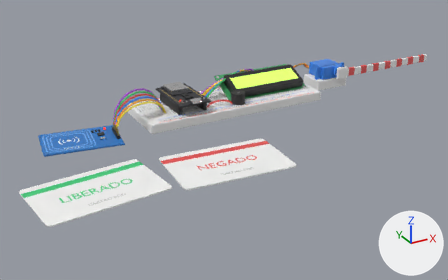
The Blender file Modelos3D/KitVirtual.blend: old version first, new version second.
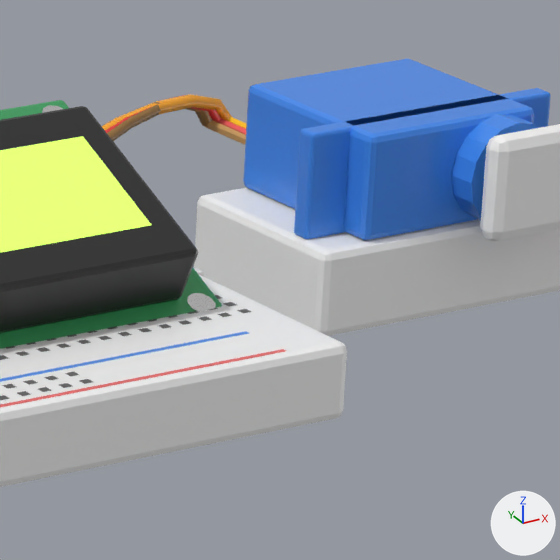
The first picture shows the older version from a 50 mm lens placed at (-0.25, -0.45, 0.193), pointed at (-0.025, -0.04, -0.012). The close-ups show the older and then the newer version on the part from 63% to 77% of the width and 19% to 42% of the height of that picture. Only the edits that show in the close-ups are written down. Every picture has the same lights, and +X, +Y and +Z are marked at lower right.

Objects in the first close-up: 'Cancela_Malha', 'Fios_Malha', 'LCD_Malha', 'LCD_Tela', 'Protoboard_Malha', 'Servo_Malha'.
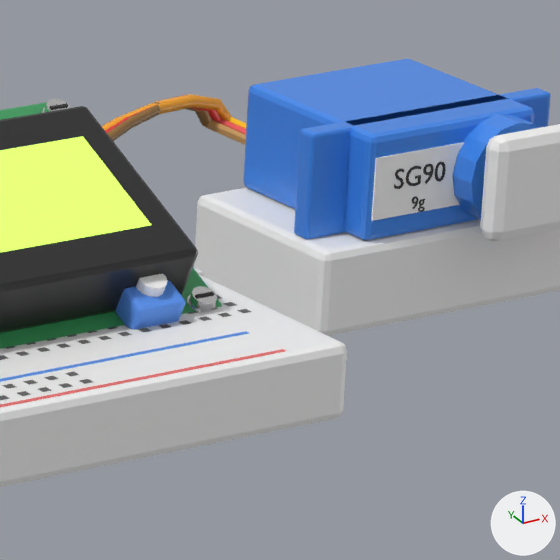
Changed parts and their boxes (x1, y1, x2, y2) in the close-ups (560 x 560 px):
'LCD_Malha', reshaped
    before: (0, 100, 222, 349)
    after: (0, 99, 222, 349)
part 1 of me_cylinder_051, added
    after: (189, 286, 217, 311)
part 2 of me_cylinder_051, added
    after: (195, 291, 214, 298)
part 3 of me_cylinder_051, added
    after: (44, 99, 71, 112)
part 4 of me_cylinder_051, added
    after: (50, 103, 68, 109)
part 5 of me_cylinder_051, added
    after: (136, 274, 168, 297)
part 6 of me_cylinder_051, added (blue)
    after: (115, 280, 185, 329)
part 7 of me_cube_039, added
    after: (371, 142, 464, 221)
part 8 of me_cube_039, added
    after: (394, 161, 446, 212)

Edits to the bpy script that builds the scene:
```text
Add mat_pot_azul:
    mat_pot_azul = principled_material('Pot_Azul')
    mat_pot_azul.base_color = (0.1, 0.3, 0.9)  # blue #5995f3
    mat_pot_azul.roughness = 0.6
Change me_cylinder_051:
    used by ob_lcd_malha; parent = ob_kit_lcd; location = (0.0, 0.0, 0.0); rotation_euler = (0.436, 0.0, 0.0), in degrees (25, 0, 0)
    remove me_cylinder_051.from_pydata(...)  # 448 vertices, 316 faces; spans x -0.04..0.04, y -0.018..0.018, z 0.0..0.0086
    add me_cylinder_051.from_pydata(...)  # 1148 vertices, 813 faces; spans x -0.04..0.04, y -0.018..0.018, z 0.0..0.0086
    me_cylinder_051 part 1: a new loose piece, a 12-sided cylinder along z spanning x 0.0361..0.0389, y -0.0169..-0.0141, z 0.0016..0.0028, in mat_metal (white #e7e7e7)
    me_cylinder_051 part 2: a new loose piece, a box spanning x 0.0364..0.0386, y -0.01567..-0.01532, z 0.00275..0.00295, in mat_plastico_preto (dark grey #303030)
    me_cylinder_051 part 3: a new loose piece, a 12-sided cylinder along z spanning x 0.0361..0.0389, y 0.0141..0.0169, z 0.0016..0.0028, in mat_metal (white #e7e7e7)
    me_cylinder_051 part 4: a new loose piece, a box spanning x 0.0364..0.0386, y 0.01532..0.01567, z 0.00275..0.00295, in mat_plastico_preto (dark grey #303030)
    me_cylinder_051 part 5: a new loose piece, a 12-sided cylinder along z spanning x 0.0284..0.0316, y -0.0166..-0.0134, z 0.0051..0.0063, in mat_serigrafia (white #f9f9f9)
    me_cylinder_051 part 6: 56 vertices added at x 0.027..0.033, y -0.018..-0.012, z 0.0016..0.0051
    other edits to the shape of me_cylinder_051 do not show in these pictures
    add me_cylinder_051.materials.append(mat_plastico_preto)  # dark grey #303030
    add me_cylinder_051.materials.append(mat_serigrafia)  # white #f9f9f9
    add me_cylinder_051.materials.append(mat_pot_azul)  # blue #5995f3
Change me_cube_039:
    used by ob_servo_malha; parent = ob_kit_servo; location = (0.0, 0.0, 0.0)
    remove me_cube_039.from_pydata(...)  # 260 vertices, 218 faces; spans x -0.017..0.017, y -0.0153..0.027, z 0.0..0.022
    add me_cube_039.from_pydata(...)  # 1152 vertices, 883 faces; spans x -0.017..0.017, y -0.0153..0.027, z 0.0..0.022
    me_cube_039 part 7: a new loose piece, a box spanning x -0.0105..0.0015, y -0.00955..-0.00935, z 0.0125..0.0195, in mat_serigrafia (white #f9f9f9)
    me_cube_039 part 8: 884 vertices added at x -0.0079..-0.0011, y -0.0097..-0.0096, z 0.0125..0.0179
    add me_cube_039.materials.append(mat_serigrafia)  # white #f9f9f9
    add me_cube_039.materials.append(mat_plastico_preto)  # dark grey #303030
```
